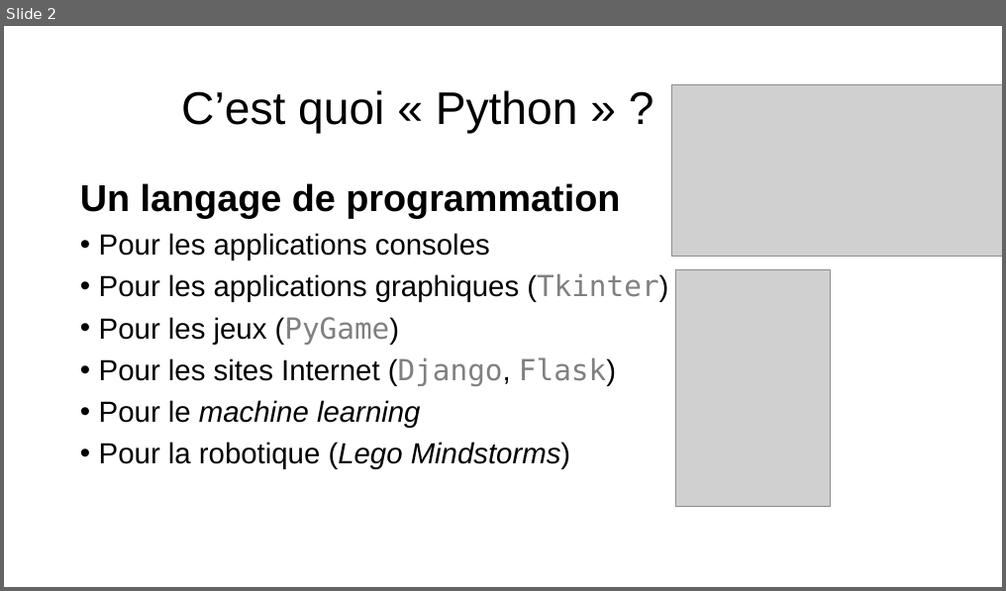
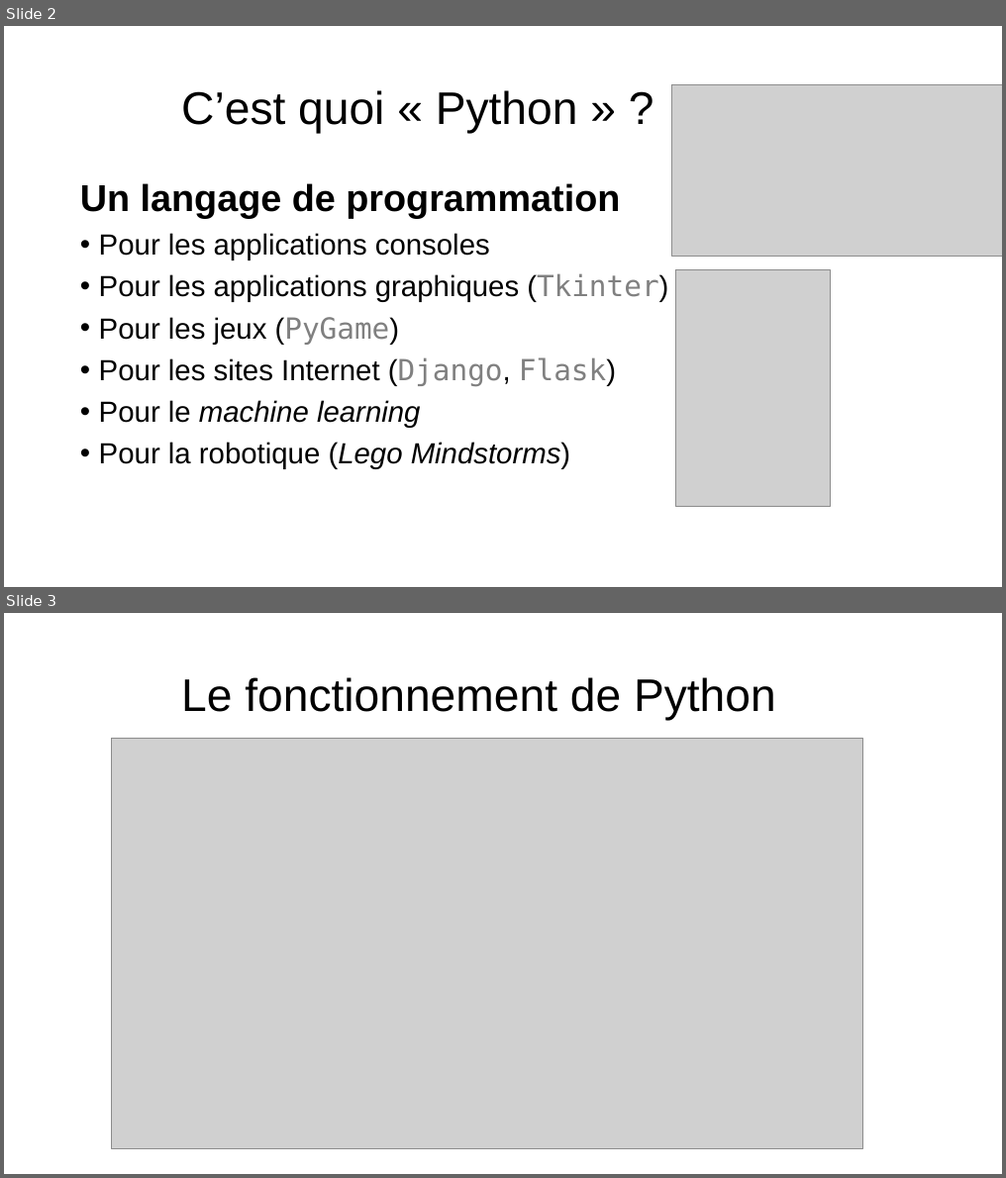
Before and after one commit to Natouche68/present-python-jeu-maths, a slide deck: present_python.pptx. Shown one above the other, each under a label of ours: slide 2 before the commit, slides 2 and 3 after it. The pictures are 1006x591 and 1006x1178 pixels, drawn with LibreOffice and Linux fonts; fonts in the diff are those of the drawing; grey boxes stand for pictures; background and template pictures are left out. Boxes give left, top, right and bottom in pixels: in the first picture for what was removed or moved away, otherwise in the second. Text is boxed around its words. In the diff, an @@ line names an element or a change of style, - is before the commit and + after.

```diff
--- a/present_python.pptx
+++ b/present_python.pptx
@@ slide 3 added at [4, 613, 1002, 1174], background picture (left out) @@
@@ title added at [181, 677, 776, 721], 44 pt, text #000000 @@
+Le fonctionnement de Python
@@ picture added at [112, 738, 862, 1149] @@
```
Also in this commit, not shown: 1 slide changed, 1 other slide added.
